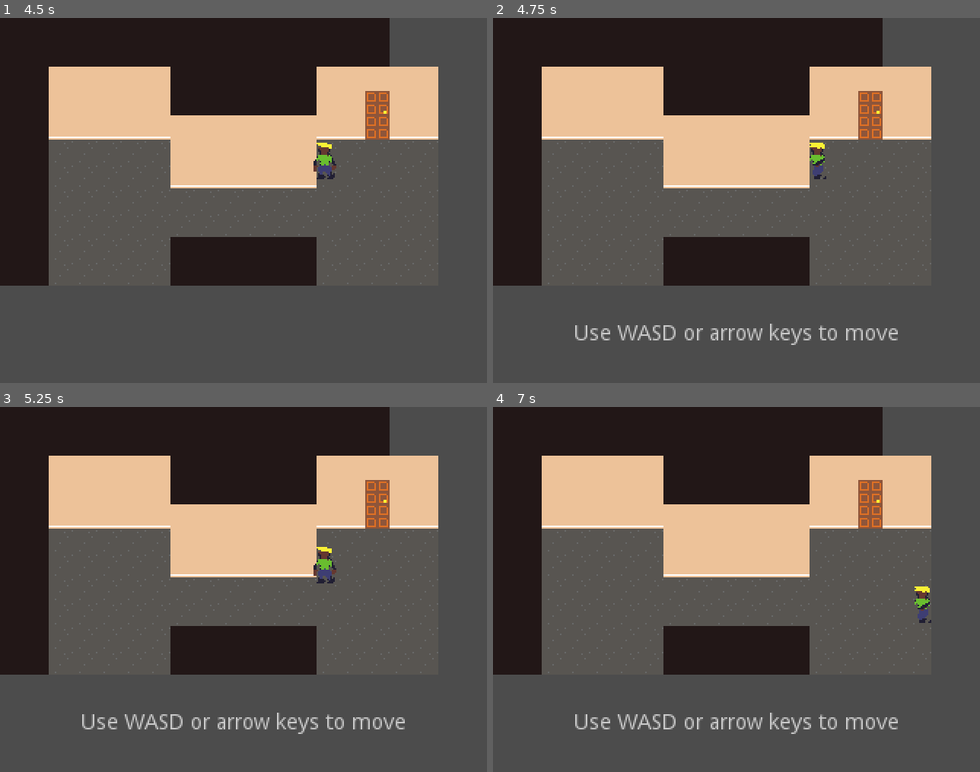
Above: before the commit, frames 1-4 (two rows, left to right).
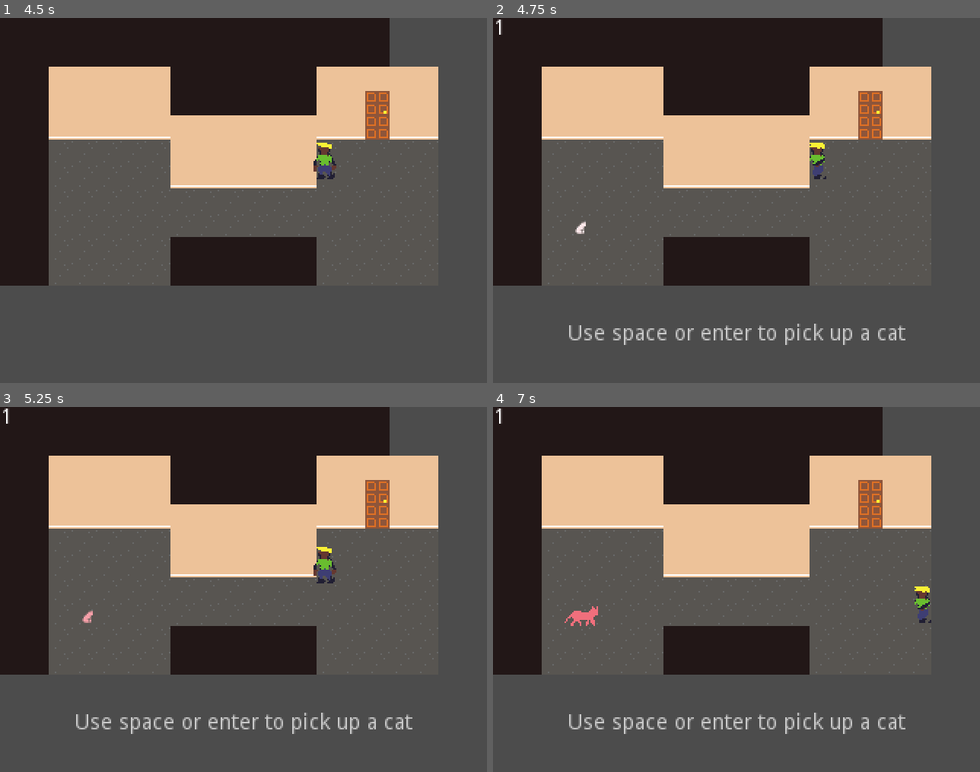
Above: after the commit, the same moments.

Repository: cag/ld42
Game: Godot game, scene res://house.tscn
Two runs of this game, one before a commit and one after it. Both use one fixed random seed, a clock stepped at 60 frames per second and the inputs below.
Inputs:
- Up to frame 1 (4.5 s): tap Enter (ui_accept) at 0.5, 0.77, 1.52, 3.02, 3.77 s; hold Right (ui_right) 0.53-1.28 s; hold Down (ui_down) 1.28-2.03 s; hold Right (ui_right) 2.03-2.78 s; hold Up (ui_up) 2.78-3.53 s; hold Left (ui_left) from 3.53 s (still down)
- Up to frame 2 (4.75 s): keep holding Left (ui_left); tap Enter (ui_accept) at 4.52 s
- Up to frame 3 (5.25 s): release Left (ui_left) at 5.03 s; hold Down (ui_down) from 5.03 s (still down)
- Up to frame 4 (7 s): release Down (ui_down) at 5.78 s; hold Right (ui_right) 5.78-6.53 s; tap Enter (ui_accept) at 6.02, 6.77 s; hold Up (ui_up) from 6.53 s (still down)

Frame 1 is identical in both runs. In frame 2, 1.6% of the frame differs, in the area x 0-85%, y 0-90%; in frame 3, 1.6%; in frame 4, 1.8%.
Error before the commit: Parse Error: Too few arguments for "spawn_cat_at()" call. Expected at least 2. (res://CatManager.gd:89)

Commit message:
I am a bad cat dad

Diff:
--- a/CatManager.gd
+++ b/CatManager.gd
@@ -86,7 +86,7 @@
 			til_next_spawn = randf() * 2.0 / spawn_limit_rate
 			var entnode = get_node(entities)
 			var parent = entnode.get_child(randi() % entnode.get_child_count())
-			var cat = spawn_cat_at(parent.global_position + 3.0 * Vector2(randf(), randf()))
+			var cat = spawn_cat_at(parent.global_position + 3.0 * Vector2(randf(), randf()), null)
 	else:
 		spawn_probe_timer += delta
 		if spawn_probe_timer >= 1.0:
